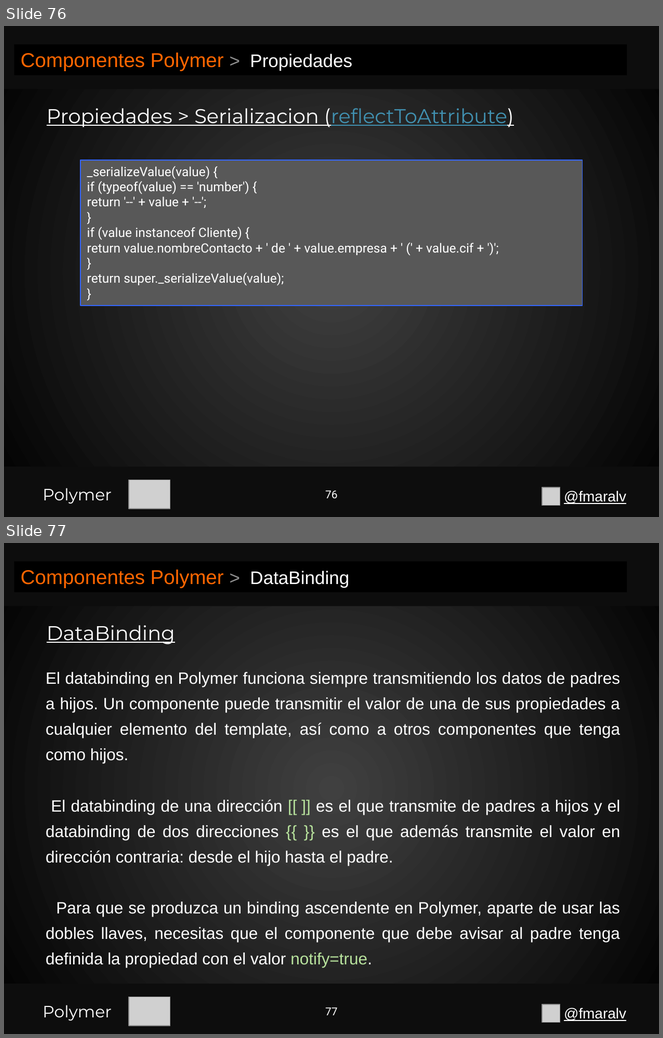
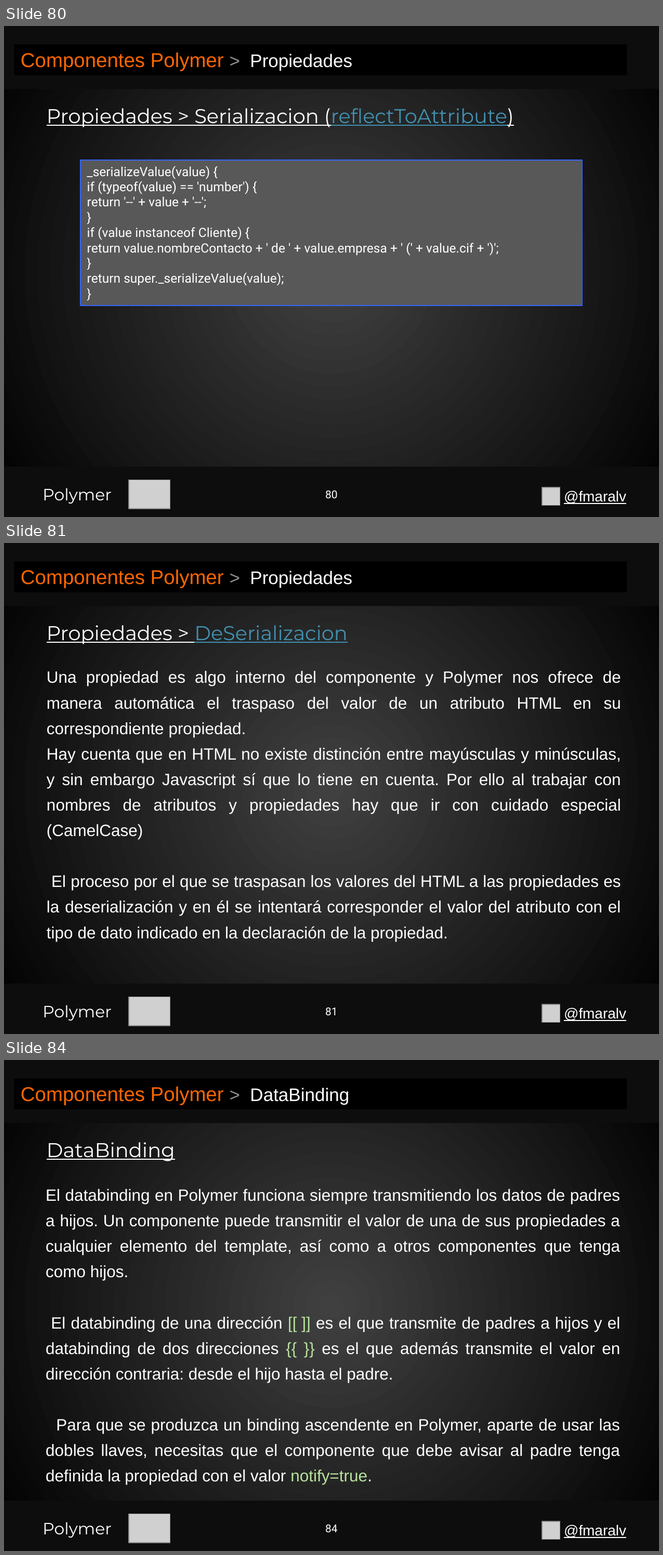
Before and after one commit to fmaralv/Presentacion, a slide deck: Polymer.pptx. Shown one above the other, each under a label of ours: slides 76 and 77 before the commit, slides 80, 81 and 84 after it; the slides between them are not shown. The pictures are 663x1038 and 663x1555 pixels, drawn with LibreOffice and Linux fonts; fonts in the diff are those of the drawing; grey boxes stand for pictures. Boxes give left, top, right and bottom in pixels: in the first picture for what was removed or moved away, otherwise in the second. Text is boxed around its words. In the diff, an @@ line names an element or a change of style, - is before the commit and + after.

```diff
--- a/Polymer.pptx
+++ b/Polymer.pptx
@@ slide 81 added at bbox=[4, 543, 659, 1034], background gradient #404040 to #000000 @@
@@ rectangle added at bbox=[4, 543, 659, 606], fill #0D0D0D @@
@@ rectangle added at bbox=[14, 561, 627, 592], fill #000000, 22 pt, text #FF6600 @@
+Componentes Polymer > Propiedades
@@ text added at bbox=[47, 625, 348, 644], 22 pt, text #4191B1, underline @@
+Propiedades > DeSerializacion
@@ text added at bbox=[47, 671, 621, 942], 18 pt, text #FFFFFF @@
+Una propiedad es algo interno del componente y Polymer nos ofrece de manera automática el traspaso del valor de un atributo HTML en su correspondiente propiedad.
+Hay cuenta que en HTML no existe distinción entre mayúsculas y minúsculas, y sin embargo Javascript sí que lo tiene en cuenta. Por ello al trabajar con nombres de atributos y propiedades hay que ir con cuidado especial (CamelCase)
+El proceso por el que se traspasan los valores del HTML a las propiedades es la deserialización y en él se intentará corresponder el valor del atributo con el tipo de dato indicado en la declaración de la propiedad.
@@ rectangle added at bbox=[4, 984, 659, 1034], fill #0D0D0D @@
@@ rectangle added at bbox=[4, 984, 659, 1034], fill #0D0D0D @@
@@ text added at bbox=[42, 1005, 112, 1021], 18 pt, text #FFFFFF @@
+Polymer
@@ picture added at bbox=[129, 997, 170, 1026] @@
@@ page number added at bbox=[325, 1008, 338, 1016], 12 pt, text #FFFFFF @@
+81
@@ picture added at bbox=[542, 1005, 560, 1023] @@
@@ text added at bbox=[564, 1008, 626, 1021], 16 pt, text #FFFFFF, underline @@
+@fmaralv
@@ what was slide 76 is now slide 80 @@
@@ page number at bbox=[325, 491, 338, 499]: text changed @@
-76
+80
@@ what was slide 77 is now slide 84 @@
@@ page number at bbox=[325, 1525, 338, 1533]: text changed @@
-77
+84
```
Also in this commit, not shown: 5 slides changed, 14 other slides added.
